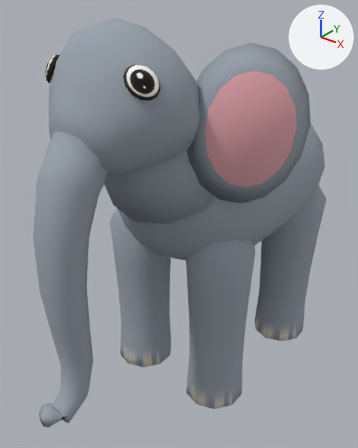
An edit to the Blender file assets/blender/animals/elephant.blend, drawn before and after from the same camera.
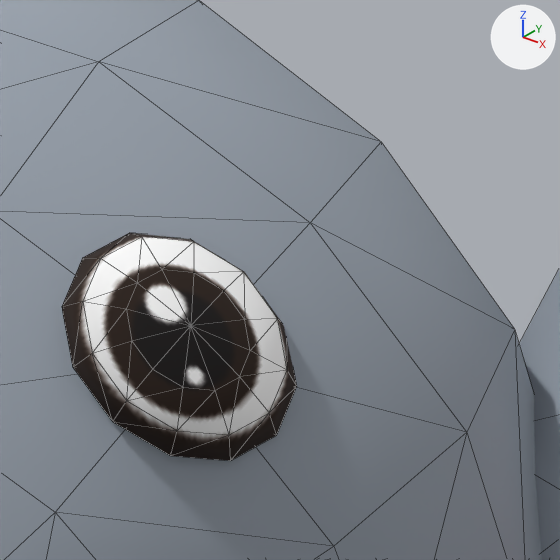
There are two pictures of each version: one whole from a 50 mm lens placed at (2.23, -3.33, 3.19), pointed at (-0.03, -0.51, 1.44), one close up on the part from 32% to 57% of the width and 6% to 26% of the height. Lighting does not change. The marker at upper right points along +X, +Y and +Z. The first two pictures are the older version. The close-ups show mesh edges as thin lines.

The scene before the commit, as lines of its bpy script (objects in view):
```python
me_elephant = bpy.data.meshes.new('elephant')
me_elephant.from_pydata(...)  # 924 vertices, 1792 faces; spans x -0.95..0.95, y -2.01..1.12, z 0.0..3.01
me_elephant.polygons.foreach_set('use_smooth', [True] * 1792)
me_elephant.materials.append(mat_body)  # picture img_elephant_body_png
ob_elephant = bpy.data.objects.new('elephant', me_elephant)
ob_elephant.location = (0.0, 0.0, 0.0)
```
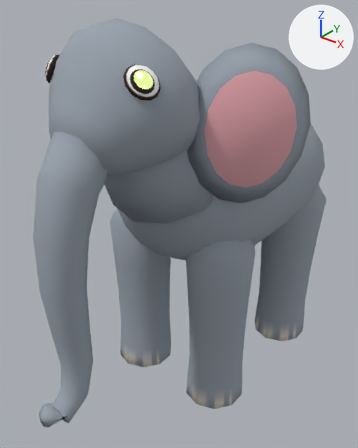
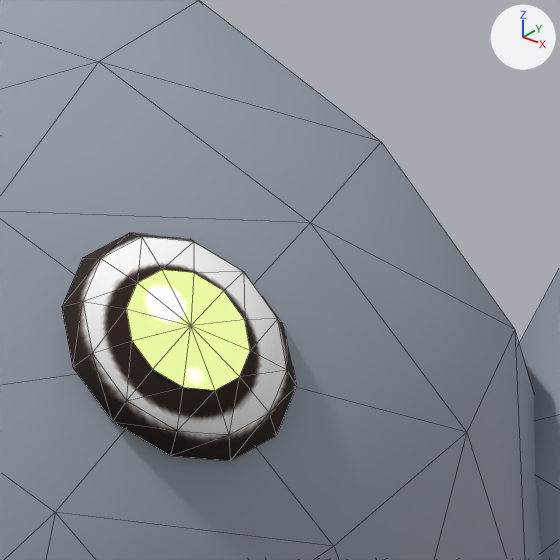
The edits, one by one:
Material 'eye_glow' (mat_eye_glow) is new.
Its texture is img_elephant_body_png.
Its roughness is 1.0.
Its emission color is (0.791, 0.93, 0.352) (green #e6f7a0).
Its emission strength is 1.0.
me_elephant has 924 vertices, 1792 faces and spans x -0.95..0.95, y -2.01..1.12, z 0.0..3.01.
me_elephant is used by ob_elephant; location (0.0, 0.0, 0.0).
me_elephant part 1: all 12 faces centred in x 0.37..0.42, y -1.37..-1.32, z 2.7..2.76 switch from mat_body (picture img_elephant_body_png) to mat_eye_glow (picture img_elephant_body_png, glowing green #e6f7a0).

Boxes (x1, y1, x2, y2) around the edits, measured in the close-ups (560 x 560 px):
part 1 of me_elephant, recoloured (grey to green): (126, 270, 250, 390) in both
